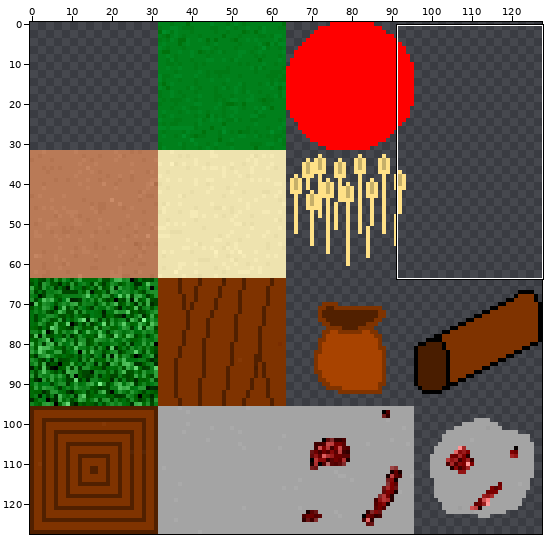
Two states of a sprite sheet, Game/data/textures/tileset.png. The picture above shows the old version from afar; the outline marks the close-up.
Close-up. Before the commit:
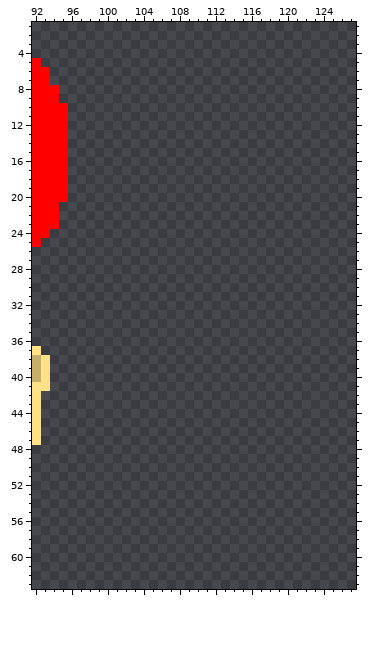
The file is 128x128 pixels. Colours within 5 levels of each other are drawn and written as one. Shown: x 92..127, y 1..63.
Once edited:
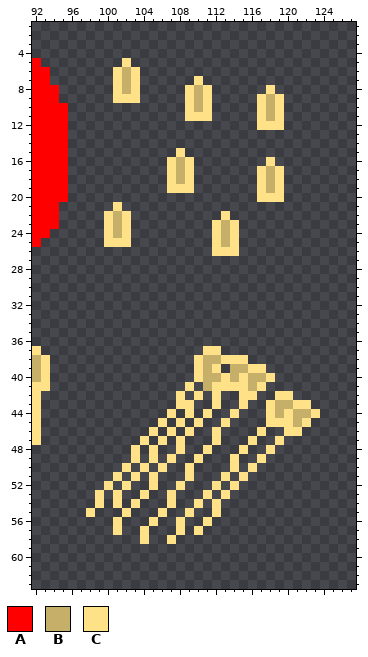
Palette (. is transparent): A #ff0000  B #c6af69  C #ffe187
Difference:
Changed rows in their new state; - is an unchanged pixel.
first column x 100:
 5 --C-----------------
 6 -CBC----------------
 7 -CBC------C---------
 8 -CBC-----CBC------C-
 9 -CCC-----CBC-----CBC
10 ---------CBC-----CBC
11 ---------CCC-----CBC
12 -----------------CCC
15 --------C-----------
16 -------CBC--------C-
17 -------CBC-------CBC
18 -------CBC-------CBC
19 -------CCC-------CBC
20 -----------------CCC
21 -C------------------
22 CBC----------C------
23 CBC---------CBC-----
24 CBC---------CBC-----
25 CCC---------CBC-----
26 ------------CCC-----
first column x 98:
37 -------------CC-----------
38 ------------CBBCCC--------
39 ------------CBC-BBCC------
40 ------------CBBCBCBBC-----
41 -----------C-BCCCCBC------
42 ----------C-C-C--CC--CC---
43 ----------CC--C--C--CBBCC-
44 ---------C-C-C--C---CBCBBC
45 --------C-C-C--C----CCCBC-
46 -------C-C-C--C----C--CC--
47 ------C-C-C---C---C--C----
48 -----C-C--C--C---C--C-----
49 -----C-C-C--C---C--C------
50 ----C-C-C--C----C-C-------
51 ---C-C-C---C---C-C--------
52 --C-C--C--C---C-C---------
53 -C-C--C--C---C-C----------
54 -C-C-C---C--C-C-----------
55 C---C---C--C--C-----------
56 ---C---C--C--C------------
57 ---C--C---C-C-------------
58 ------C--C----------------
Changed places in both close-ups, as pixel boxes (x1, y1, x2, y2):
added: (113, 58, 140, 103)
added: (167, 76, 284, 256)
added: (104, 202, 131, 247)
added: (86, 346, 320, 544)
